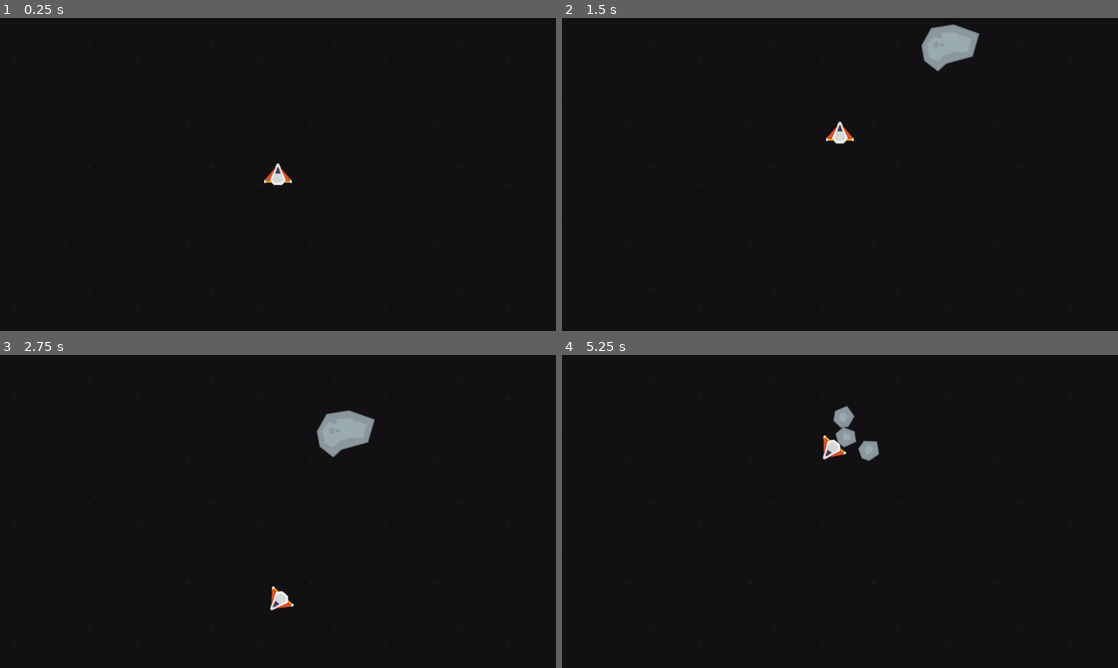
Above: before the commit, frames 1-4 (two rows, left to right).
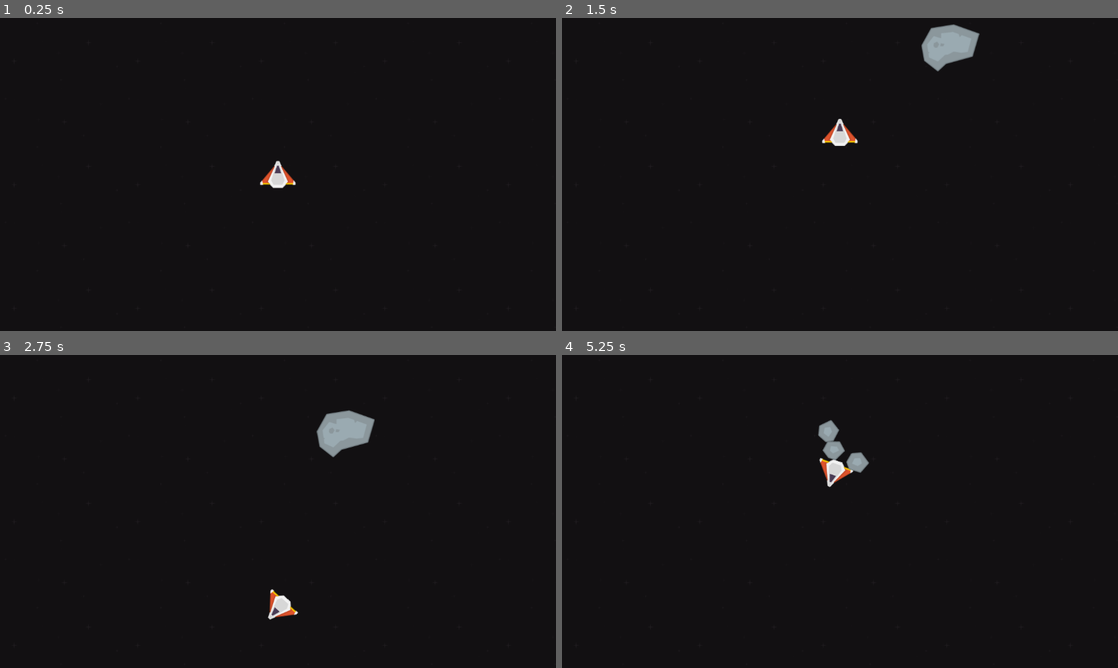
Above: after the commit, the same moments.

Repository: davi4046/asteroids_godot
Game: Godot game, scene res://scenes/world/world.tscn
Same seed, same stepped clock (60 frames per second), same inputs: the game is played once before the commit and once after it.
Inputs:
- Up to frame 1 (0.25 s): no input
- Up to frame 2 (1.5 s): hold W (Accelerate) from 0.53 s (still down)
- Up to frame 3 (2.75 s): release W (Accelerate) at 2.03 s; hold A (Turn Left) from 2.03 s (still down)
- Up to frame 4 (5.25 s): release A (Turn Left) at 4.28 s; hold D (Turn Right) 4.28-5.03 s; hold W (Accelerate) from 5.03 s (still down)

The runs differ from the first frame. In frame 1, 0.2% of the frame differs, in the area x 46-54%, y 45-55%; in frame 2, 0.2%; in frame 3, 0.3%; in frame 4, 1.4%, in the area x 46-57%, y 16-43%.

Commit message:
Upscale player

Diff:
--- a/scenes/player/player.tscn
+++ b/scenes/player/player.tscn
@@ -9,9 +9,9 @@
 script = ExtResource("1_lvfcf")
 
 [node name="PlayerShip3Orange" type="Sprite2D" parent="."]
-scale = Vector2(0.6, 0.6)
+scale = Vector2(0.75, 0.75)
 texture = ExtResource("2_qyhul")
 
 [node name="CollisionPolygon2D" type="CollisionPolygon2D" parent="."]
-scale = Vector2(0.6, 0.6)
+scale = Vector2(0.75, 0.75)
 polygon = PackedVector2Array(0, -38, 50, 26, 20, 28, 14, 38, -14, 38, -20, 28, -50, 26)
